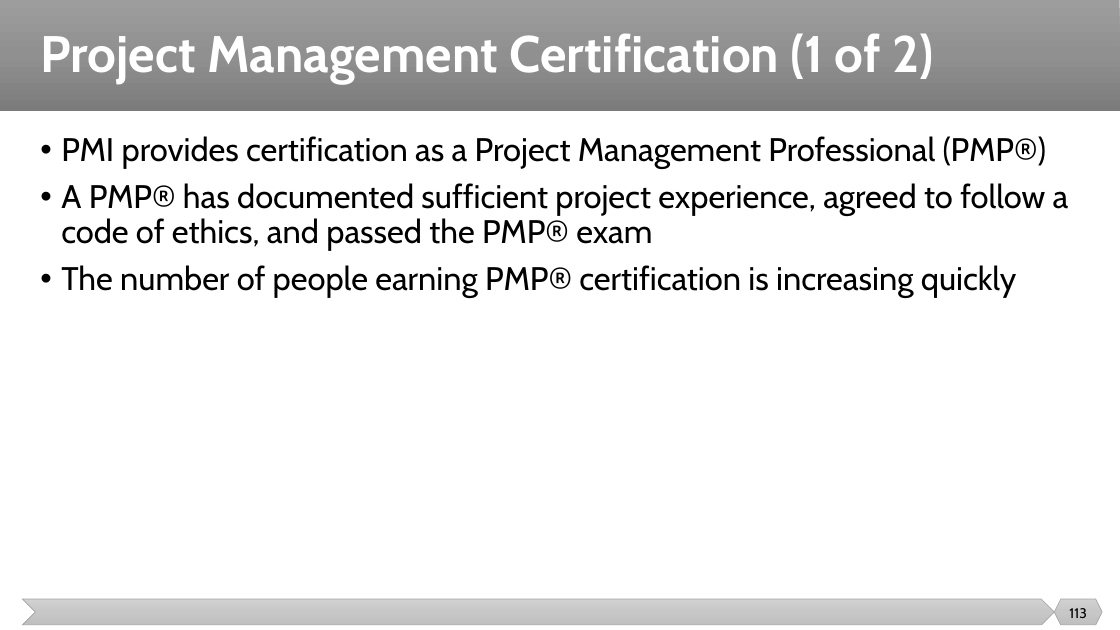
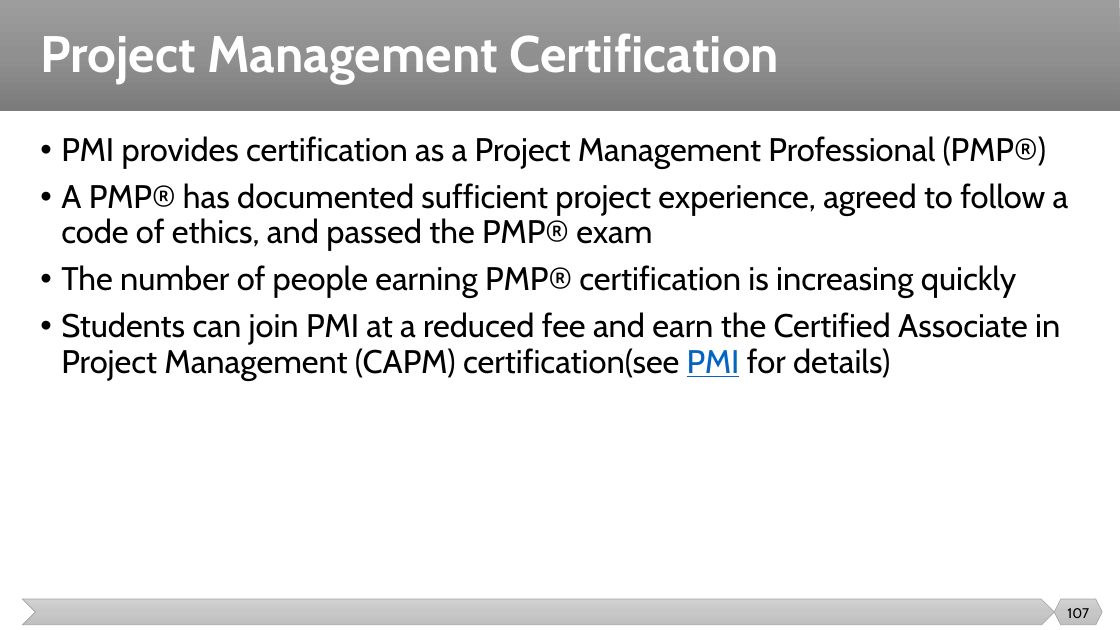
Before and after one commit to malenezi/malenezi, a slide deck: slide 107 of SE423/Lectures/1-Introduction/Introduction.pptx (slide 113 before the commit). Drawn at 1120x630 pixels with LibreOffice and Linux fonts; fonts in the diff are those of the drawing. Boxes give left, top, right and bottom in pixels: in the first picture for what was removed or moved away, otherwise in the second. Text is boxed around its words. In the diff, an @@ line names an element or a change of style, - is before the commit and + after.

```diff
--- a/SE423/Lectures/1-Introduction/Introduction.pptx
+++ b/SE423/Lectures/1-Introduction/Introduction.pptx
@@ title at [40,33,779,83]: text changed @@
-Project Management Certification (1 of 2)
+Project Management Certification
@@ text at [61,312,1060,381]: paragraph added @@
+• Students can join PMI at a reduced fee and earn the Certified Associate in Project Management (CAPM) certification(see PMI for details)
@@ page number at [1067,608,1089,618]: text changed @@
-113
+107
```
Also in this commit, not shown: 23 other slides changed, 9 slides added, 14 slides removed, 1 other file.
